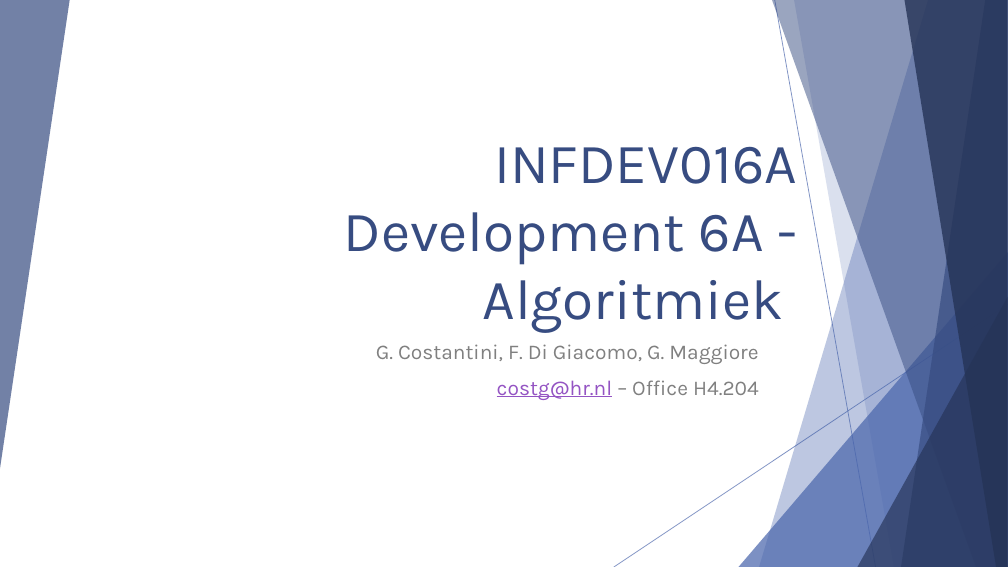
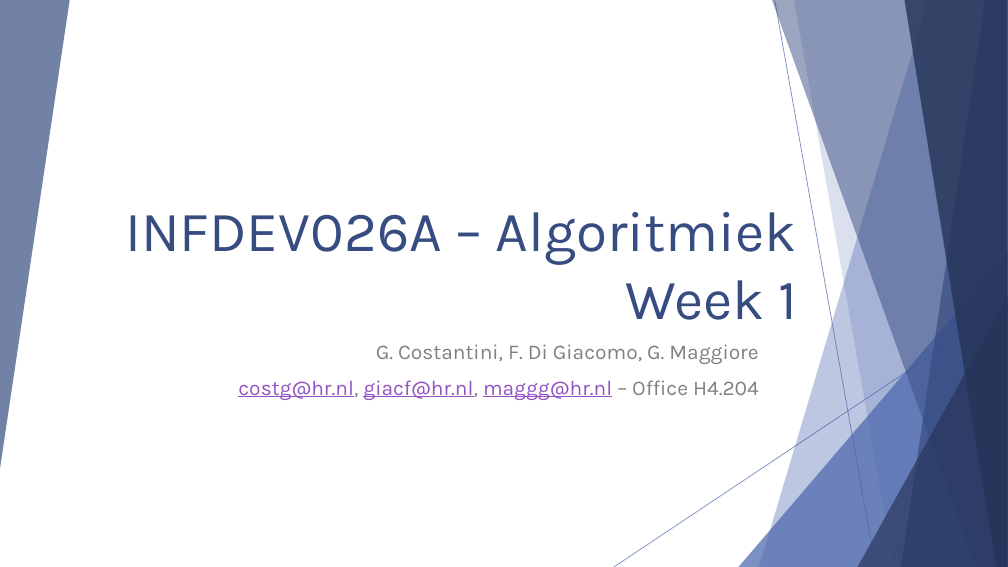
Before and after one commit to polyanos/INFDEV01-6A, a slide deck: slide 1 of Slides/Week 1 - Intro, array, complexity.pptx. Drawn at 1008x567 pixels with LibreOffice and Linux fonts; fonts in the diff are those of the drawing. Boxes give left, top, right and bottom in pixels: in the first picture for what was removed or moved away, otherwise in the second. Text is boxed around its words. In the diff, an @@ line names an element or a change of style, - is before the commit and + after.

Commit message:
slides week 2 and 1

```diff
--- a/Slides/Week 1 - Intro, array, complexity.pptx
+++ b/Slides/Week 1 - Intro, array, complexity.pptx
@@ title at [125, 212, 797, 320]: text changed @@
-INFDEV016A
-Development 6A - Algoritmiek
+INFDEV026A – Algoritmiek
+Week 1
@@ subtitle at [238, 380, 759, 400]: text changed; text colour #808080 to #9454C3 @@
-costg@hr.nl – Office H4.204
+costg@hr.nl, giacf@hr.nl, maggg@hr.nl – Office H4.204
```
Also in this commit, not shown: 50 other slides changed, 1 other file.
